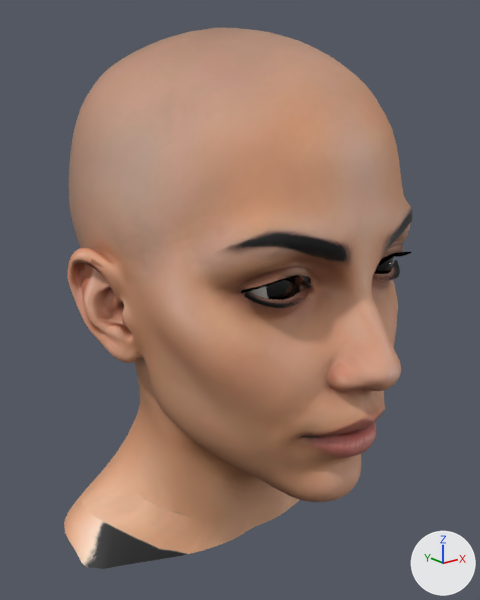
Two versions of the glTF model space-station/assets/crew/head_t7.glb, one commit apart.
Before and after are seen from a 50 mm camera at (-0.21, -0.266, 1.752) aimed at (0.006, 0.004, 1.644). The lights are fixed; the arrows at lower right show +X, +Y and +Z. The picture after the commit comes second. Vertices at exactly the same position are counted once.

Objects in the first picture: 'cornea_t7', 'head_t7' and 1 more.
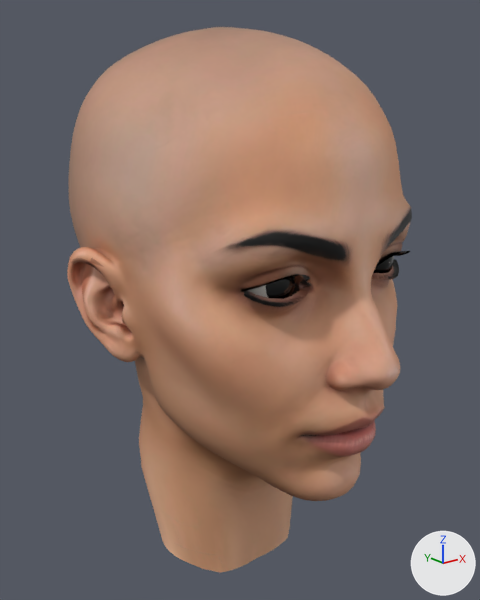
Scene script edits in JSON lines:
```json
{"block": "me_head_t7", "where": "# used by ob_head_t7; location = (0.0, 0.0, 0.0)"}
{"op": "remove", "block": "me_head_t7", "code": "me_head_t7.from_pydata(...)  # 3862 vertices, 7594 faces; spans x -0.087..0.091, y -0.102..0.108, z 1.506..1.782"}
{"op": "add", "block": "me_head_t7", "code": "me_head_t7.from_pydata(...)  # 3791 vertices, 7479 faces; spans x -0.077..0.09, y -0.102..0.108, z 1.487..1.782"}
{"block": "me_head_t7", "change": "me_head_t7 part 1: 271 vertices moved from x -0.063..0.075, y -0.029..0.09, z 1.506..1.653 to x -0.063..0.055, y -0.028..0.072, z 1.487..1.653; 136 vertices removed from x -0.087..0.091, y -0.004..0.1, z 1.506..1.656; 65 vertices added at x -0.066..0.052, y -0.01..0.05, z 1.487..1.657"}
{"block": "me_head_t7", "change": "me_head_t7 part 2: 6 vertices moved from x -0.017..0.021, y -0.081..-0.072, z 1.601..1.626 to x -0.017..0.021, y -0.081..-0.072, z 1.6..1.626; 51 vertices removed from x -0.024..0.032, y -0.097..-0.067, z 1.599..1.674; 51 vertices added at x -0.024..0.032, y -0.096..-0.066, z 1.6..1.674"}
{"block": "me_head_t7", "change": "me_head_t7 part 3: 5 kept faces spanning x -0.039..0.049, y -0.072..0.015, z 1.488..1.602 get new texture (UV) coordinates"}
{"block": "me_head_t7", "change": "other edits to the shape of me_head_t7 do not show in these pictures"}
```

What differs and where, as boxes (x1, y1, x2, y2) in the pictures (480 x 600 px; the box of a moved part takes in the faces that stretch with it):
```json
{"object": "head_t7", "change": "reshaped", "before": [64, 27, 412, 569], "after": [67, 27, 412, 573]}
{"part": 1, "of": "me_head_t7", "change": "moved or reshaped", "before": [64, 291, 300, 569], "after": [100, 290, 293, 573]}
{"part": 2, "of": "me_head_t7", "change": "moved or reshaped", "before": [280, 274, 385, 447], "after": [279, 273, 384, 446]}
{"part": 3, "of": "me_head_t7", "change": "surface changed", "before": [135, 499, 191, 535], "after": [168, 435, 304, 569]}
```
